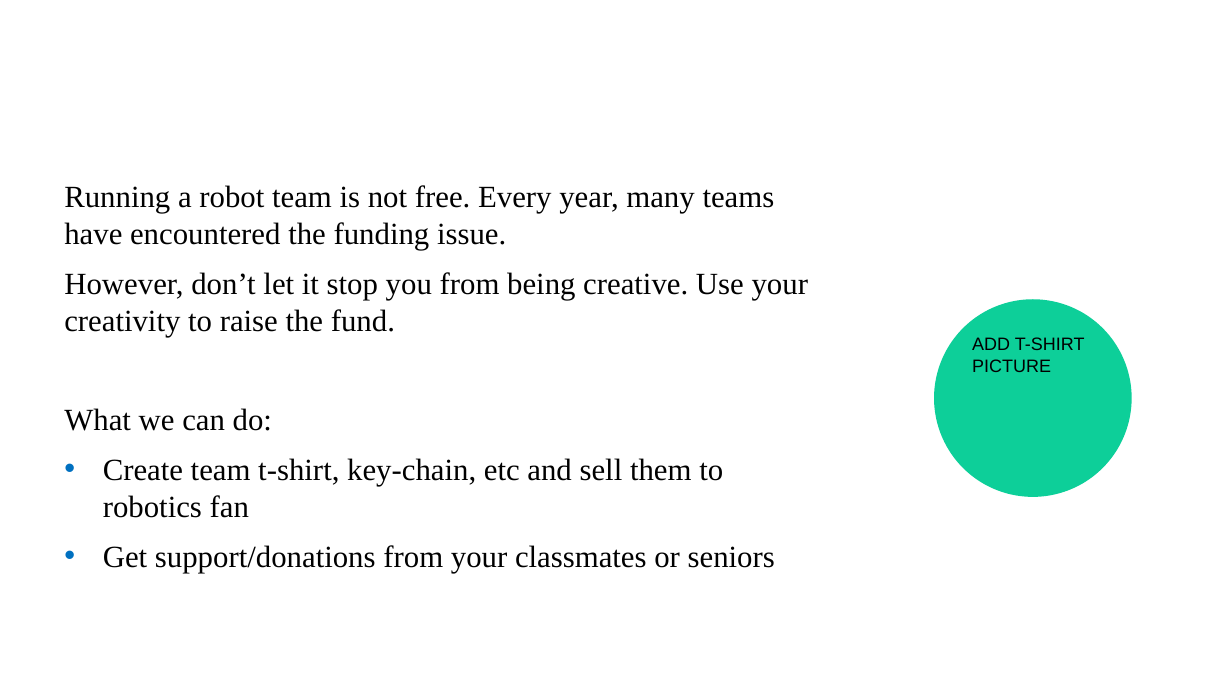
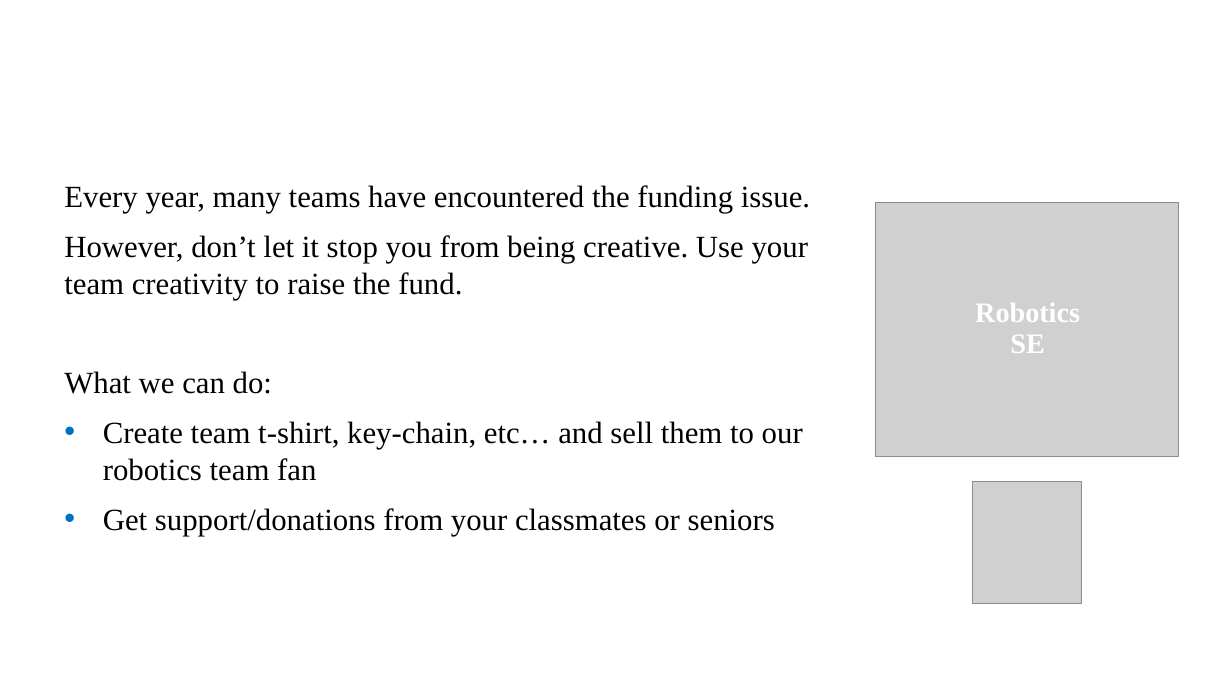
Before and after one commit to MorokotSakal/robotics-se, a slide deck: slide 9 of RoboticsTeam_SysEng_211227.pptx. Drawn at 1232x693 pixels with LibreOffice and Linux fonts; fonts in the diff are those of the drawing; grey boxes stand for pictures; background and template pictures are left out. Boxes give left, top, right and bottom in pixels: in the first picture for what was removed or moved away, otherwise in the second. Text is boxed around its words. In the diff, an @@ line names an element or a change of style, - is before the commit and + after.

```diff
--- a/RoboticsTeam_SysEng_211227.pptx
+++ b/RoboticsTeam_SysEng_211227.pptx
@@ text at <box>64,185,810,300</box>: text changed @@
-Running a robot team is not free. Every year, many teams have encountered the funding issue.
-However, don’t let it stop you from being creative. Use your creativity to raise the fund.
+Every year, many teams have encountered the funding issue.
+However, don’t let it stop you from being creative. Use your team creativity to raise the fund.
@@ picture added at <box>876,202,1178,457</box> @@
@@ ellipse removed at <box>934,299,1132,497</box> @@
-ADD T-SHIRT PICTURE
@@ text added at <box>975,303,1080,353</box>, 22 pt, text #FFFFFF, bold @@
+Robotics
+SE
@@ text at <box>103,421,803,481</box>: text changed @@
-• Create team t-shirt, key-chain, etc and sell them to robotics fan
+• Create team t-shirt, key-chain, etc… and sell them to our robotics team fan
@@ picture added at <box>973,482,1082,604</box> @@
```
Also in this commit, not shown: 14 other slides changed, 2 slides added, 1 slide removed.
